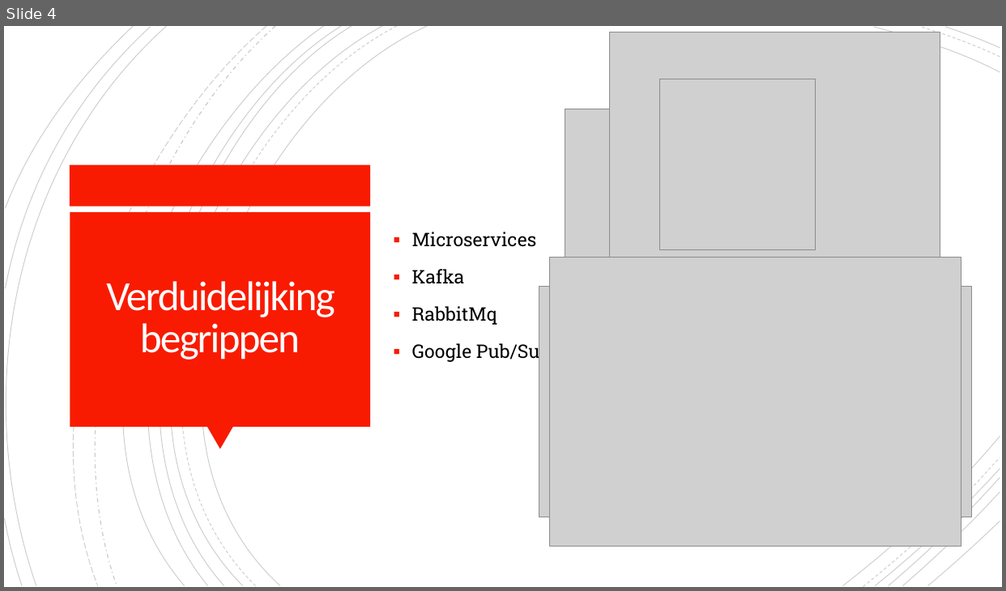
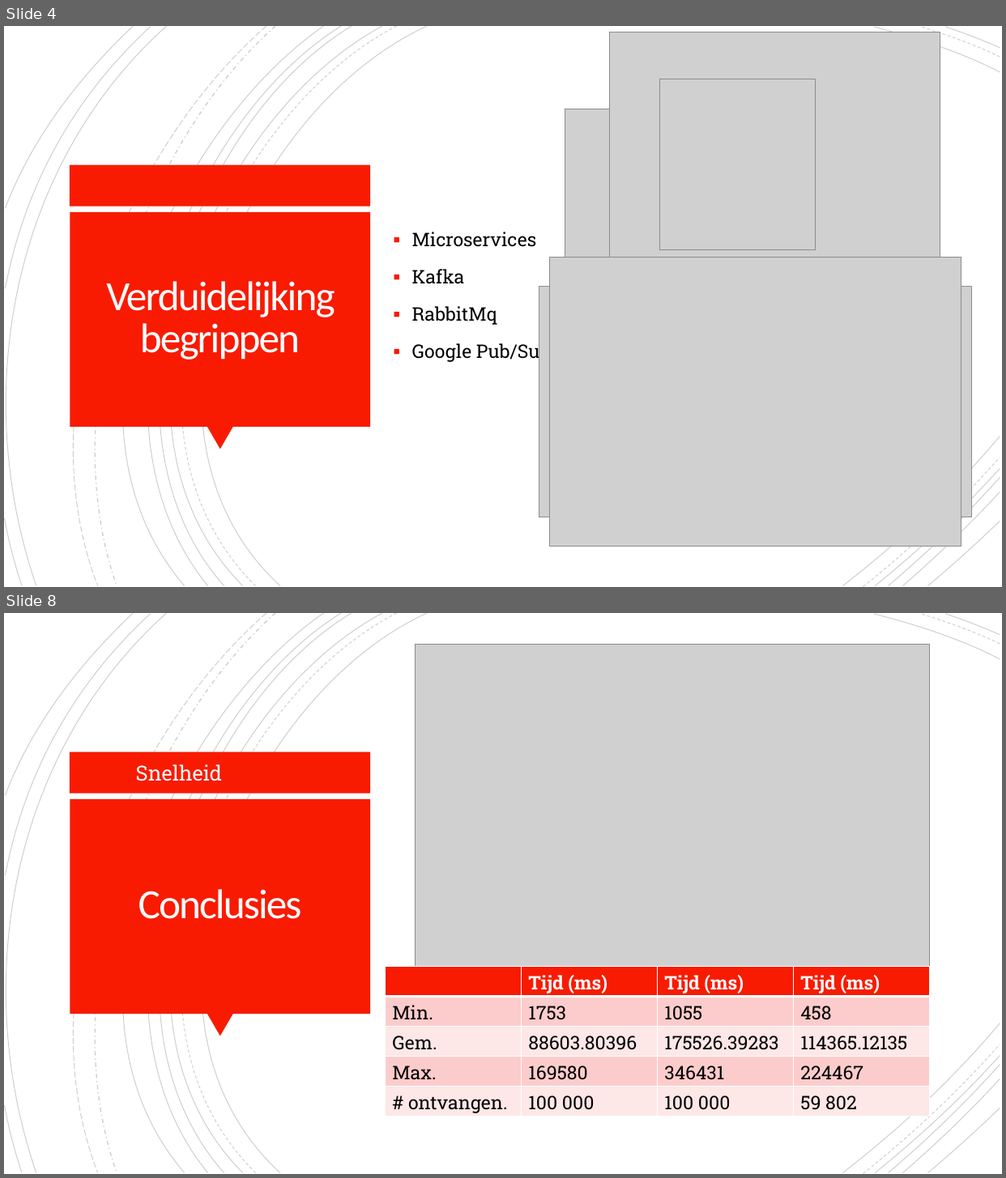
Before and after one commit to 637611rd/BP_Ruben, a slide deck: Bachelorproef.pptx. Shown one above the other, each under a label of ours: slide 4 before the commit, slides 4 and 8 after it; the slides between them are not shown. The pictures are 1006x591 and 1006x1178 pixels, drawn with LibreOffice and Linux fonts; fonts in the diff are those of the drawing; grey boxes stand for pictures. Boxes give left, top, right and bottom in pixels: in the first picture for what was removed or moved away, otherwise in the second. Text is boxed around its words. In the diff, an @@ line names an element or a change of style, - is before the commit and + after.

```diff
--- a/Bachelorproef.pptx
+++ b/Bachelorproef.pptx
@@ slide 8 added at <box>4,613,1002,1174</box>, background #FFFFFF; not listed: 24 template elements that a slide beside it also shows @@
@@ picture added at <box>415,644,929,966</box> @@
@@ text added at <box>136,764,222,781</box>, 20 pt, text #FFFFFF @@
+Snelheid
@@ title added at <box>138,889,302,919</box>, 40 pt, text #FFFEFF @@
+Conclusies
@@ table added at <box>385,967,930,1117</box>, 5 rows, 4 columns @@
+ | Tijd (ms) | Tijd (ms) | Tijd (ms)
+Min. | 1753 | 1055 | 458
+Gem. | 88603.80396 | 175526.39283 | 114365.12135
+Max. | 169580 | 346431 | 224467
+# ontvangen. | 100 000 | 100 000 | 59 802
```
Also in this commit, not shown: 8 other slides added, 4 other files.
